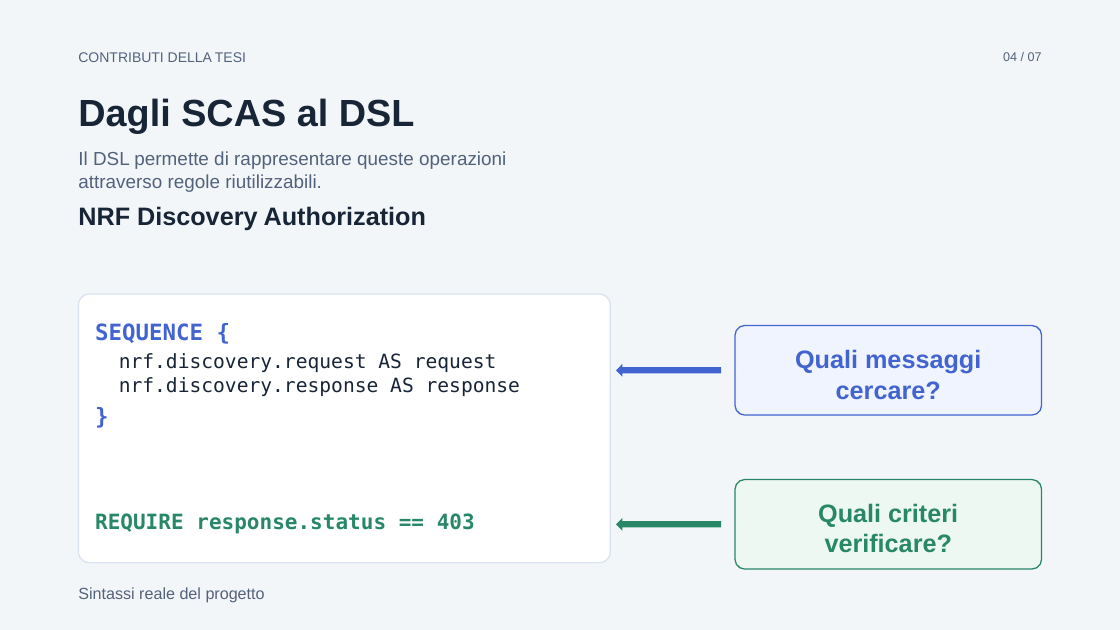
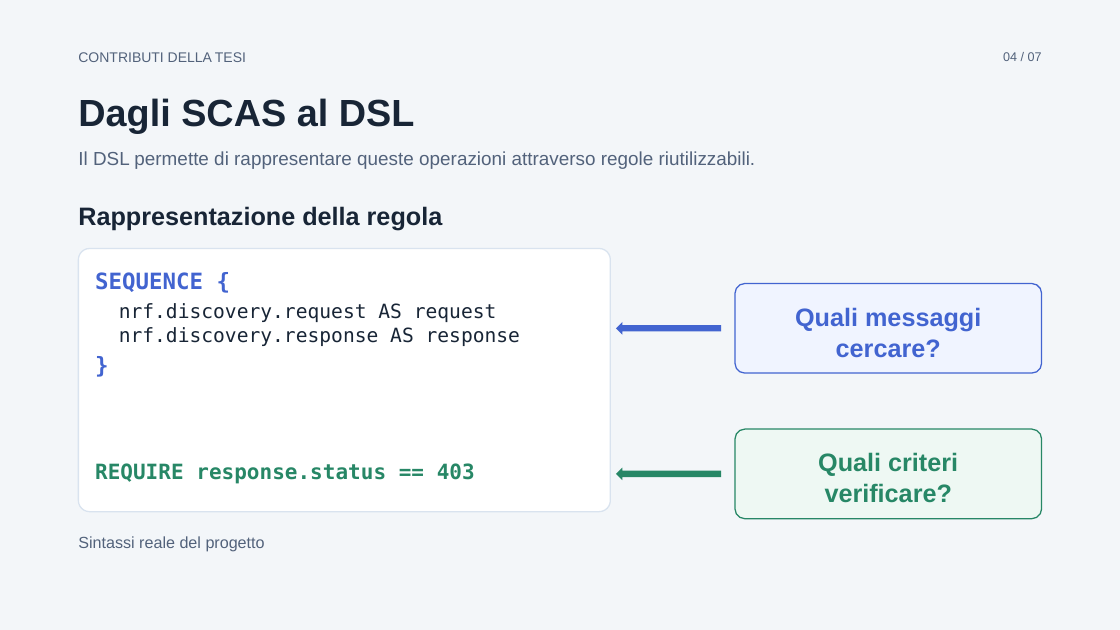
Before and after one commit to desila23/5g-security-assurance-thesis, a slide deck: slide 4 of 5g-thesis-presentation-5min/tesi-5min.pptx. Drawn at 1120x630 pixels with LibreOffice and Linux fonts; fonts in the diff are those of the drawing. Boxes give left, top, right and bottom in pixels: in the first picture for what was removed or moved away, otherwise in the second. Text is boxed around its words. In the diff, an @@ line names an element or a change of style, - is before the commit and + after.

```diff
--- a/5g-thesis-presentation-5min/tesi-5min.pptx
+++ b/5g-thesis-presentation-5min/tesi-5min.pptx
@@ text at (78, 151, 756, 169): text changed @@
-Il DSL permette di rappresentare queste operazioni
-attraverso regole riutilizzabili.
+Il DSL permette di rappresentare queste operazioni attraverso regole riutilizzabili.
@@ text at (78, 206, 443, 231): text changed @@
-NRF Discovery Authorization
+Rappresentazione della regola
@@ rounded rectangle: place and size @@
-rounded rectangle at (79, 294, 611, 563)
+rounded rectangle at (79, 249, 611, 512)
@@ rounded rectangle at (79, 249, 611, 512): proportions changed @@
@@ 1 text, 1 rounded rectangle, 1 left arrow: place and size @@
-1 text, 1 rounded rectangle, 1 left arrow at (616, 325, 1041, 415)
+1 text, 1 rounded rectangle, 1 left arrow at (616, 284, 1041, 373)
@@ 6 texts, 1 left arrow, 1 rounded rectangle: place and size @@
-6 texts, 1 left arrow, 1 rounded rectangle at (78, 323, 1041, 603)
+6 texts, 1 left arrow, 1 rounded rectangle at (78, 272, 1041, 551)
```
Also in this commit, not shown: 4 other slides changed, 4 other files.
